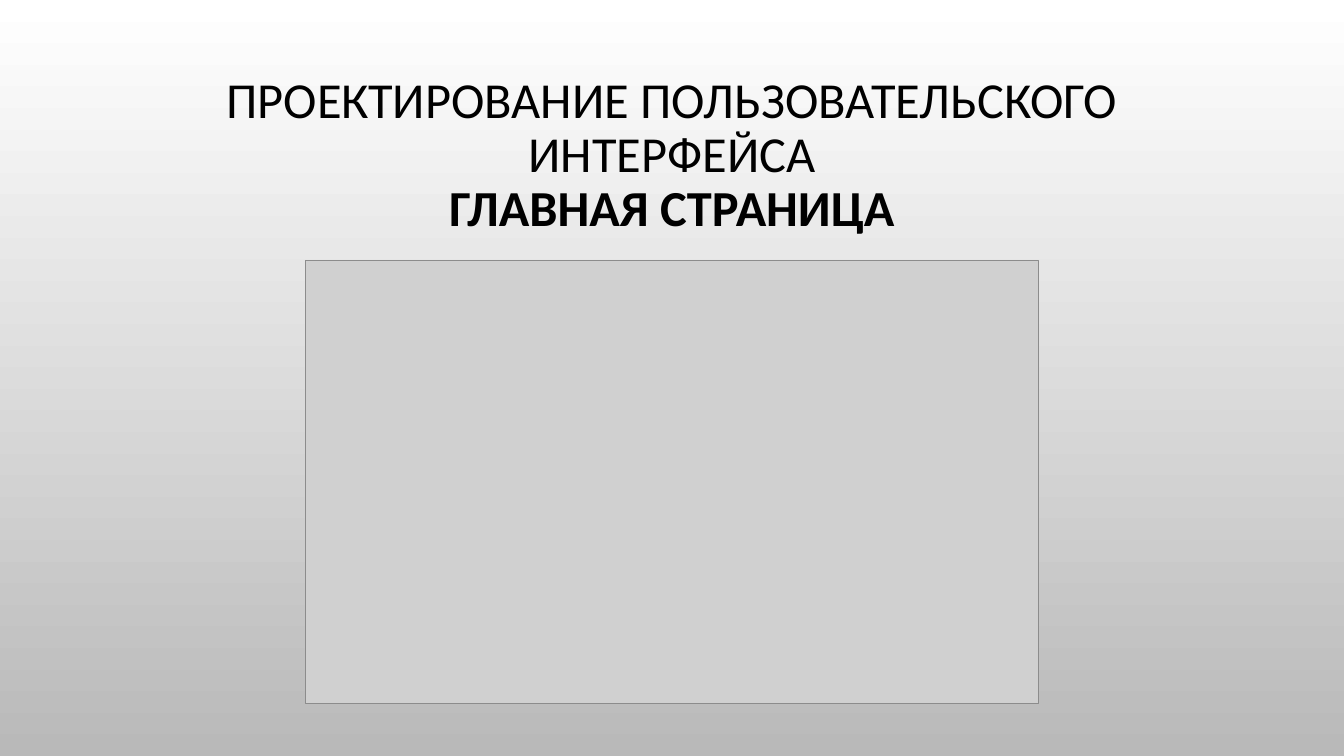
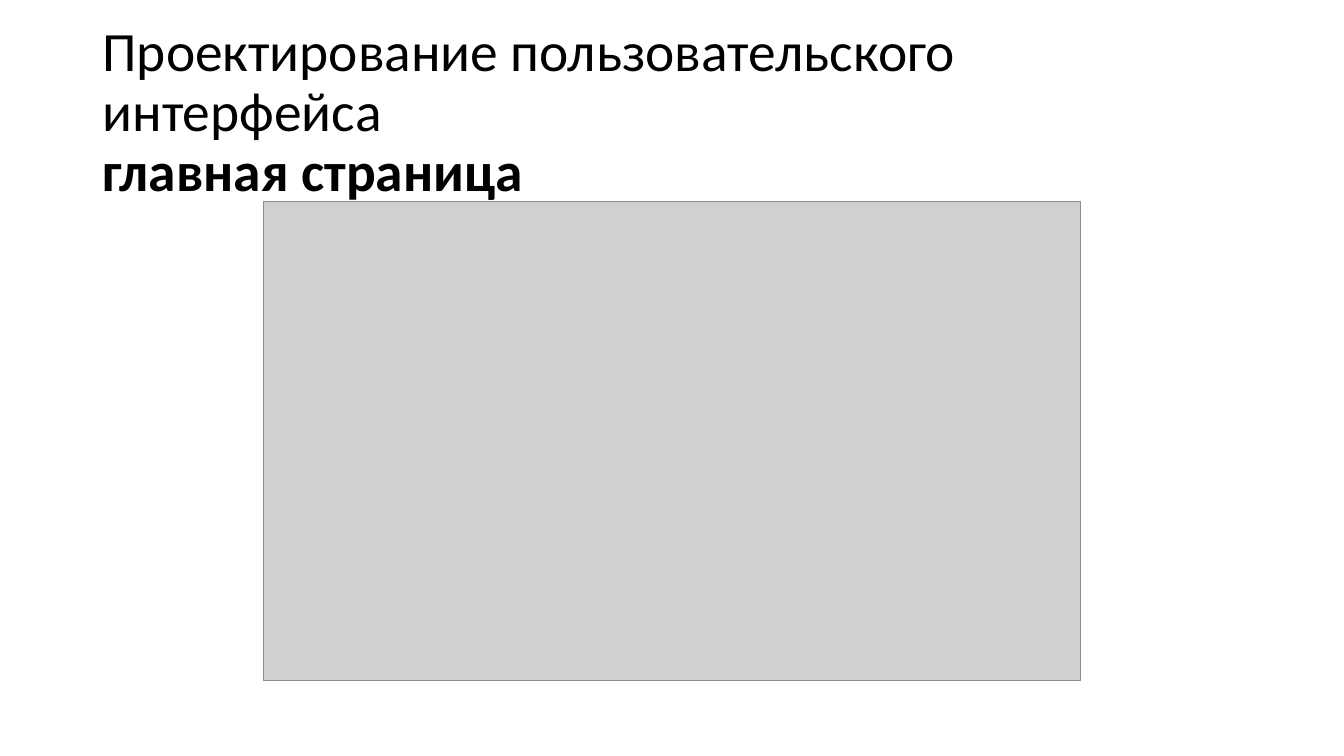
Before and after one commit to ChiCha10-11/Kursovoy, a slide deck: slide 11 of Курсовая работа.pptx. Drawn at 1344x756 pixels with LibreOffice and Linux fonts; fonts in the diff are those of the drawing; grey boxes stand for pictures; background and template pictures are left out. Boxes give left, top, right and bottom in pixels: in the first picture for what was removed or moved away, otherwise in the second. Text is boxed around its words. In the diff, an @@ line names an element or a change of style, - is before the commit and + after.

```diff
--- a/Курсовая работа.pptx
+++ b/Курсовая работа.pptx
@@ background picture (left out) to #FFFFFF @@
@@ title at bbox=[102, 35, 955, 204]: text changed; size 36 to 39.6 pt @@
-ПРОЕКТИРОВАНИЕ ПОЛЬЗОВАТЕЛЬСКОГО ИНТЕРФЕЙСА
-ГЛАВНАЯ СТРАНИЦА
+Проектирование пользовательского интерфейса
+главная страница
@@ picture: place and size @@
-picture at bbox=[306, 261, 1038, 704]
+picture at bbox=[263, 202, 1081, 682]
```
Also in this commit, not shown: 15 other slides changed, 1 other file.
